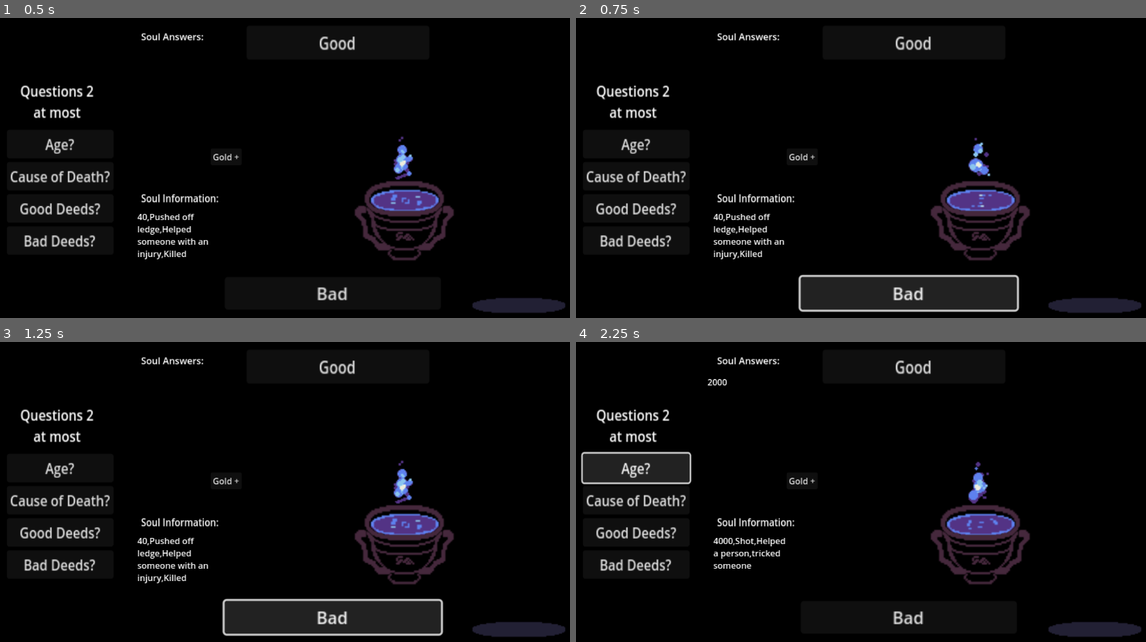
Above: before the commit, frames 1-4 (two rows, left to right).
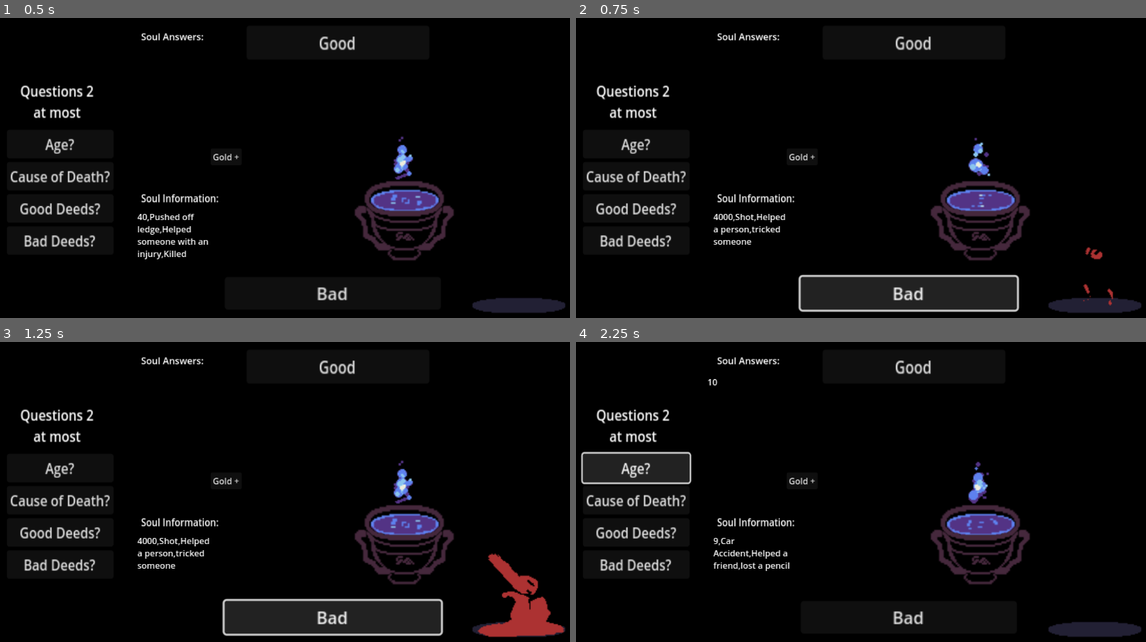
Above: after the commit, the same moments.

Repository: OwlGifter/Weightless
Game: Godot game, scene res://Scenes/game_scene.tscn
The game is run twice, just before and just after one commit, with the same random seed, the same clock (stepped at 60 frames per second) and the same inputs. This scene is started directly instead of the project's main scene.
Inputs:
- Up to frame 1 (0.5 s): no input
- Up to frame 2 (0.75 s): click "Bad" at 0.5 s
- Up to frame 3 (1.25 s): no input
- Up to frame 4 (2.25 s): click "Good" at 1.25 s; click "Age?" at 2 s

Frame 1 is identical in both runs. In frame 2, 0.7% of the frame differs, in the area x 24-95%, y 65-96%; in frame 3, 2.2%, in the area x 24-100%, y 65-99%; in frame 4, 0.6%.

Commit message:
merged branch

Diff:
--- a/weightless/Scenes/game_scene.tscn
+++ b/weightless/Scenes/game_scene.tscn
@@ -45,6 +45,10 @@
 &"RESET": SubResource("Animation_fiftr")
 }
 
+[sub_resource type="Animation" id="Animation_w8jfd"]
+resource_name = "Gold0"
+length = 0.01
+
 [sub_resource type="Animation" id="Animation_7iton"]
 length = 0.001
 tracks/0/type = "value"
@@ -76,10 +80,6 @@
 "update": 1,
 "values": [0, 1, 2, 3, 4, 5, 6, 7]
 }
-
-[sub_resource type="Animation" id="Animation_w8jfd"]
-resource_name = "Gold0"
-length = 0.01
 
 [sub_resource type="AnimationLibrary" id="AnimationLibrary_ikfsv"]
 _data = {
@@ -189,9 +189,7 @@
 &"": SubResource("AnimationLibrary_1ixah")
 }
 
-
 [node name="Bad" type="Button" parent="Ammit"]
-
 offset_left = -279.434
 offset_top = 23.8557
 offset_right = -74.4343
@@ -221,7 +219,6 @@
 libraries = {
 &"": SubResource("AnimationLibrary_uscyt")
 }
-
 
 [node name="VBoxContainer" type="VBoxContainer" parent="."]
 offset_left = 17.0166
@@ -294,14 +291,6 @@
 scale = Vector2(1.66727, 2.04832)
 text = "Good"
 
-[connection signal="animation_finished" from="Ammit/AnimationPlayer" to="." method="_on_animation_player_animation_finished"]
-[connection signal="pressed" from="Ammit/Bad" to="." method="_on_button_pressed"]
-[connection signal="pressed" from="VBoxContainer/Age?" to="." method="_on_age_pressed"]
-[connection signal="pressed" from="VBoxContainer/Cause of Death" to="." method="_on_cause_of_death_pressed"]
-[connection signal="pressed" from="VBoxContainer/Good Deeds" to="." method="_on_good_deeds_pressed"]
-[connection signal="pressed" from="VBoxContainer/Bad Deeds" to="." method="_on_bad_deeds_pressed"]
-[connection signal="pressed" from="Good" to="." method="_on_good_pressed"]
-
 [node name="Chalice" type="Sprite2D" parent="."]
 position = Vector2(760.24, 414.566)
 scale = Vector2(2.98729, 2.98729)
@@ -326,6 +315,10 @@
 text = "Gold +"
 
 [connection signal="animation_finished" from="Ammit/AnimationPlayer" to="." method="_on_animation_player_animation_finished"]
-[connection signal="pressed" from="Ammit/Ammit Chompa Button" to="." method="_on_button_pressed"]
-[connection signal="pressed" from="Ammit/Ammit Chompa Button" to="." method="_on_ammit_chompa_button_pressed"]
+[connection signal="pressed" from="Ammit/Bad" to="." method="_on_ammit_chompa_button_pressed"]
+[connection signal="pressed" from="VBoxContainer/Age?" to="." method="_on_age_pressed"]
+[connection signal="pressed" from="VBoxContainer/Cause of Death" to="." method="_on_cause_of_death_pressed"]
+[connection signal="pressed" from="VBoxContainer/Good Deeds" to="." method="_on_good_deeds_pressed"]
+[connection signal="pressed" from="VBoxContainer/Bad Deeds" to="." method="_on_bad_deeds_pressed"]
+[connection signal="pressed" from="Good" to="." method="_on_good_pressed"]
 [connection signal="pressed" from="Gold + Button" to="." method="_on_gold__button_pressed"]
--- a/weightless/Scripts/game_scene.gd
+++ b/weightless/Scripts/game_scene.gd
@@ -107,10 +107,6 @@
 	stage += 1
 	update_cup()
 
-
-
-func _on_button_pressed() -> void:
-	questionsAvailable = 2
 
 func update_cup():
 	if stage == 0:
@@ -123,7 +119,7 @@
 		$Gold1.texture = preload("res://art/chalice_overlay_gold_5.png")
 
 func _on_ammit_chompa_button_pressed() -> void:
-
+	questionsAvailable = 2
 	animation.play("Bite Ammit")
 	if(CurrentSoul == 0):
 		guessedRight +=1
